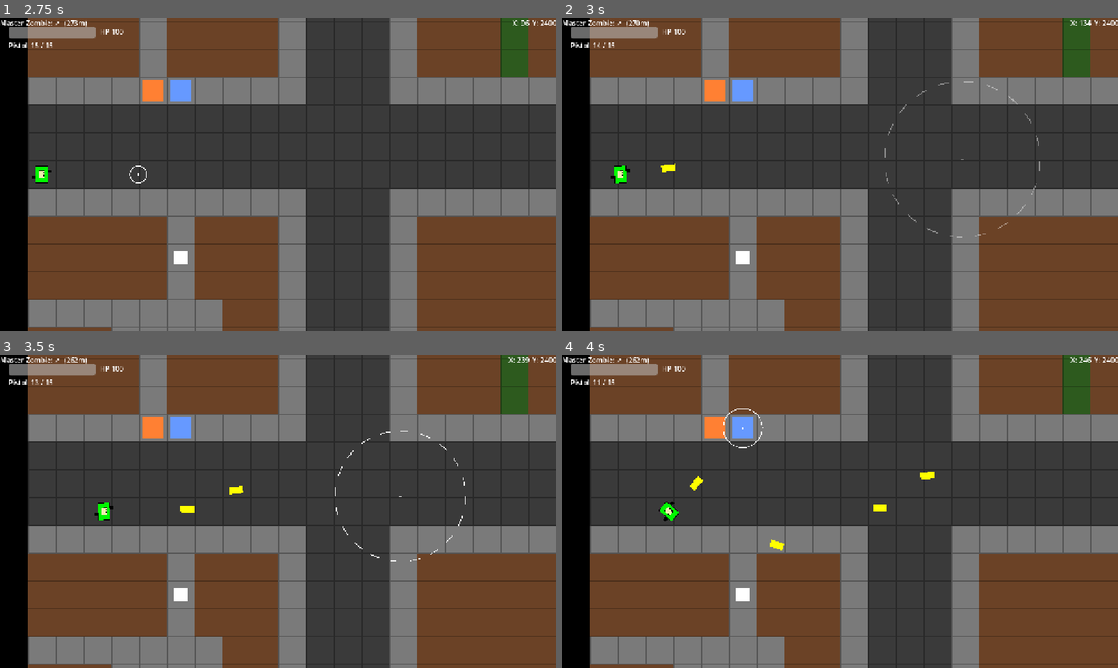
Above: before the commit, frames 1-4 (two rows, left to right).
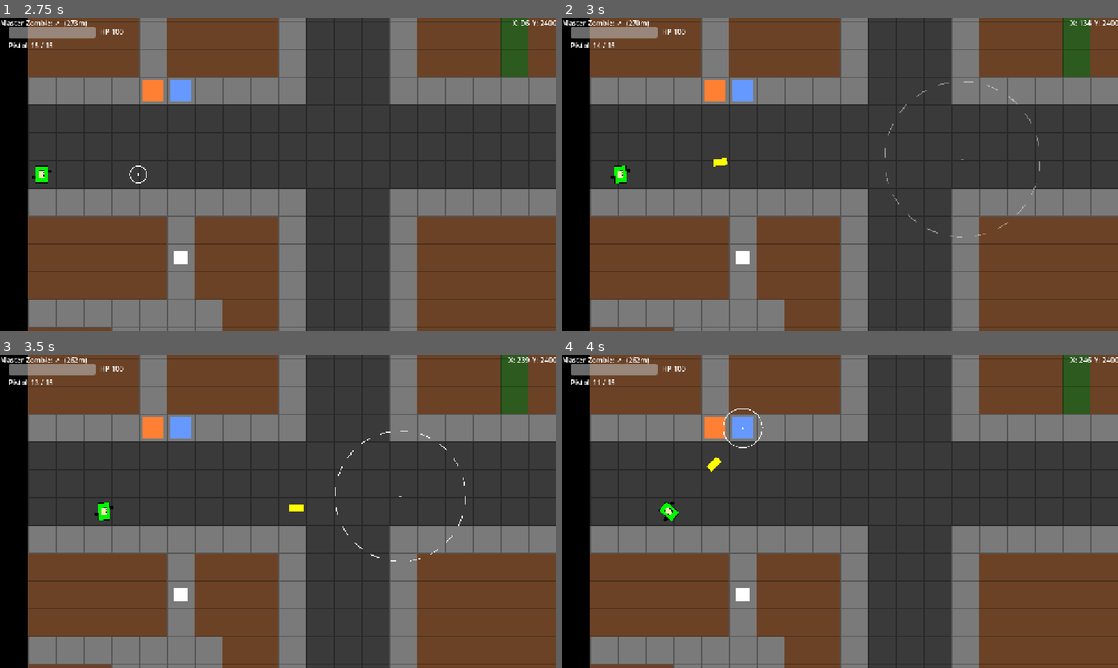
Above: after the commit, the same moments.

Repository: MKBSP/Zombie-game
Game: Godot game, scene res://scenes/ui/main_menu.tscn
The game is run twice, just before and just after one commit, with the same random seed, the same clock (stepped at 60 frames per second) and the same inputs.
Inputs (mouse positions are in pixels of both pictures, inside the frame that each line leads up to):
- Up to frame 1 (2.75 s): click "PLAY" at 0.5 s; click "SINGLE PLAYER" at 1.25 s; click "HUMAN (shooter)" at 2 s
- Up to frame 2 (3 s): tap Enter (ui_accept) at 2.75 s; move the mouse to (962, 158) at 2.77 s; hold D (move_right) from 2.78 s (still down); hold Down (cam_down) from 2.78 s (still down); click (962, 158) at 2.92 s
- Up to frame 3 (3.5 s): keep holding D (move_right); keep holding Down (cam_down); tap Enter (ui_accept) at 3.02 s
- Up to frame 4 (4 s): release D (move_right) at 3.5 s; release Down (cam_down) at 3.5 s; drag from (728, 527) to (739, 426) at 3.52 s

Frame 1 is identical in both runs. In frame 2, 0.1% of the frame differs, in the area x 17-30%, y 44-50%; in frame 3, 0.2%; in frame 4, 0.3%, in the area x 23-67%, y 32-63%.

Commit message:
feat(weapons): full-auto machine gun (heavy)
Co-Authored-By: Claude Opus 4.8 <noreply@anthropic.com>

Diff:
--- a/scripts/balance.gd
+++ b/scripts/balance.gd
@@ -56,28 +56,34 @@
 }
 
 # --- Bullet (per-weapon values below override damage/speed on spawn) --------
-const BULLET := { speed = 600.0, damage = 35.0, lifetime = 1.8 }
+const BULLET := { speed = 1200.0, damage = 35.0, lifetime = 1.8 }
 
 # --- Weapons ---------------------------------------------------------------
 # aim_base / aim_max = ring radius as a fraction of gun->cursor distance
 # (no debuff / full debuff). optimal_range_px..zero_range_px = damage falloff.
 const PISTOL := {
 	display_name = "Pistol", damage = 35.0, cooldown = 0.28, mag_size = 15,
-	reload_time = 3.0, pellets = 1, bullet_speed = 600.0, is_special = false, total_ammo = 0,
+	reload_time = 3.0, pellets = 1, bullet_speed = 1200.0, is_special = false, total_ammo = 0,
 	aim_base = 0.1, aim_max = 0.30, focus_min_scale = 0.7,
 	optimal_range_px = 640.0, zero_range_px = 800.0,
 }
 const RIFLE := {
 	display_name = "Rifle", damage = 87.5, cooldown = 0.0, mag_size = 1,
-	reload_time = 3.0, pellets = 1, bullet_speed = 750.0, is_special = true, total_ammo = 10,
+	reload_time = 3.0, pellets = 1, bullet_speed = 1500.0, is_special = true, total_ammo = 10,
 	aim_base = 0.02, aim_max = 0.15, focus_min_scale = 0.50,
 	optimal_range_px = 1024.0, zero_range_px = 1184.0,
 }
 const SHOTGUN := {
 	display_name = "Shotgun", damage = 28.0, cooldown = 0.0, mag_size = 2,
-	reload_time = 3.0, pellets = 5, bullet_speed = 600.0, is_special = true, total_ammo = 8,
+	reload_time = 3.0, pellets = 5, bullet_speed = 1200.0, is_special = true, total_ammo = 8,
 	aim_base = 0.2, aim_max = 0.3, focus_min_scale = 0.9,
 	optimal_range_px = 320.0, zero_range_px = 480.0,
+}
+const MACHINEGUN := {
+	display_name = "Machine Gun", damage = 22.0, cooldown = 0.08, mag_size = 40,
+	reload_time = 4.0, pellets = 1, bullet_speed = 1300.0, is_special = true, total_ammo = 120,
+	aim_base = 0.14, aim_max = 0.40, focus_min_scale = 0.8,
+	optimal_range_px = 512.0, zero_range_px = 700.0,
 }
 
 # --- Headshots (Phase 2) ---------------------------------------------------
--- a/scripts/weapons.gd
+++ b/scripts/weapons.gd
@@ -5,7 +5,7 @@
 ## and armed NPCs. Keeping fire() here means the spread/jitter math lives in one
 ## place. All callers run server-side (bullets replicate via the spawner).
 
-enum { PISTOL, RIFLE, SHOTGUN }
+enum { PISTOL, RIFLE, SHOTGUN, MACHINEGUN }
 
 const BULLET_SCENE: PackedScene = preload("res://scenes/bullet/bullet.tscn")
 
@@ -18,9 +18,10 @@
 	# All stats live in Balance (single source of truth for tuning).
 	var src: Dictionary
 	match id:
-		RIFLE:   src = Balance.RIFLE
-		SHOTGUN: src = Balance.SHOTGUN
-		_:       src = Balance.PISTOL
+		RIFLE:      src = Balance.RIFLE
+		SHOTGUN:    src = Balance.SHOTGUN
+		MACHINEGUN: src = Balance.MACHINEGUN
+		_:          src = Balance.PISTOL
 	var w := WeaponData.new()
 	w.id = id
 	w.display_name = src.display_name
